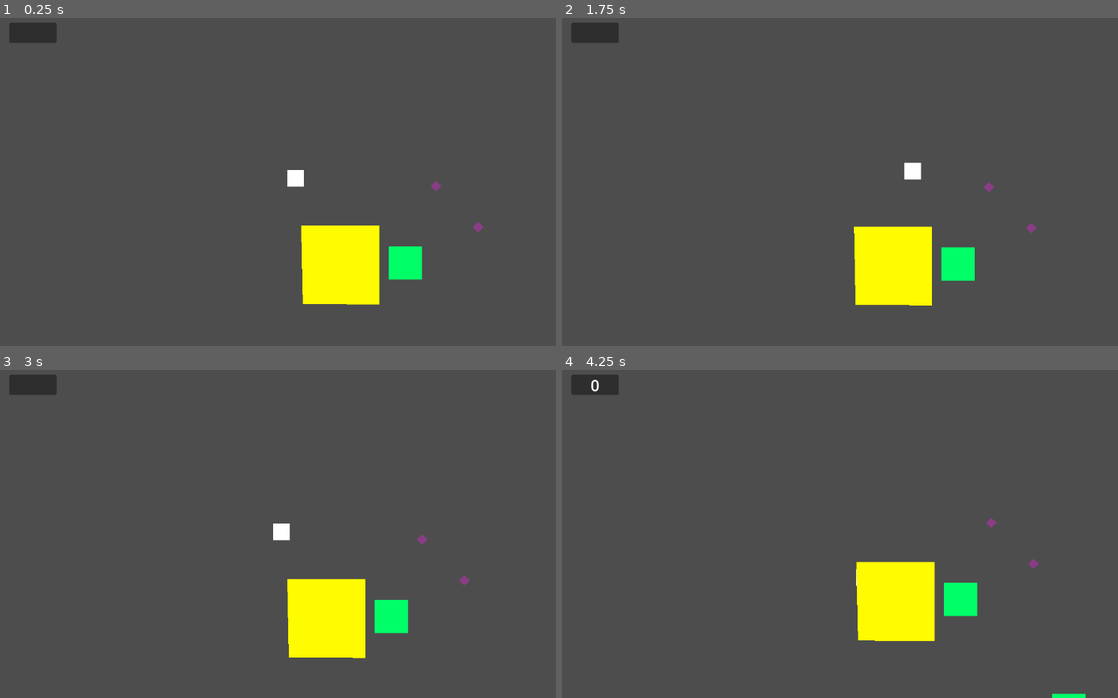
Above: before the commit, frames 1-4 (two rows, left to right).
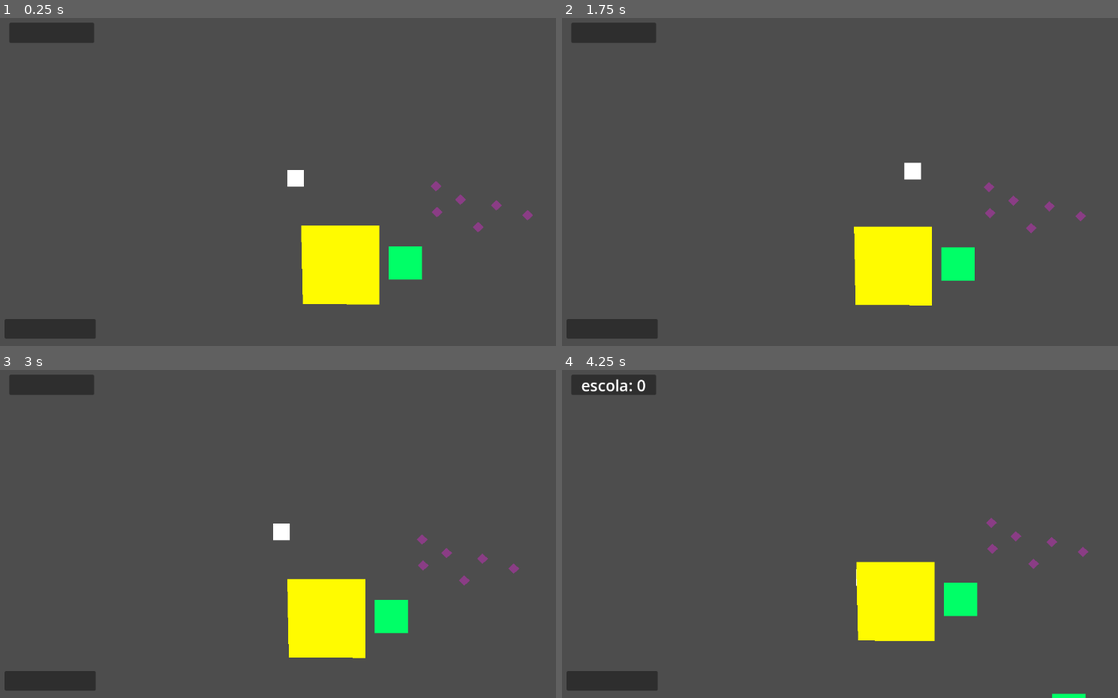
Above: after the commit, the same moments.

Repository: DiegoHommer/Day_In_The_Life_of_a_Slime
Game: Godot game, scene res://main.tscn
The game is run twice, just before and just after one commit, with the same random seed, the same clock (stepped at 60 frames per second) and the same inputs.
Inputs (mouse positions are in pixels of both pictures, inside the frame that each line leads up to):
- Up to frame 1 (0.25 s): no input
- Up to frame 2 (1.75 s): tap Enter (ui_accept) at 0.5, 0.6, 0.77, 1.07, 1.35, 1.52 s; move the mouse to (990, 162) at 0.52 s; move the mouse to (734, 195) at 1.27 s
- Up to frame 3 (3 s): tap Enter (ui_accept) at 1.82, 2.1, 2.85 s; move the mouse to (355, 455) at 2.02 s; move the mouse to (266, 596) at 2.77 s
- Up to frame 4 (4.25 s): tap Enter (ui_accept) at 3.02, 3.32, 3.6, 3.77, 4.07 s; move the mouse to (1034, 579) at 3.52 s

The runs differ from the first frame. In frame 1, 1.5% of the frame differs, in the area x 0-96%, y 1-98%; in frame 2, 1.5%; in frame 3, 1.5%; in frame 4, 1.6%, in the area x 0-95%, y 1-98%.

Commit message:
game_manager/att_trash
dei uma melhorada no game manager e agora a ui tá funfando direitinho

Diff:
--- a/game_manager.gd
+++ b/game_manager.gd
@@ -1,8 +1,33 @@
 extends Node
+@onready var pc = %PC
+@onready var qtd_filhos = %QtdFilhos
+@onready var qtd_lixo = %QtdLixo
+
 
 var trash = 0
+var filhos_in_school = 0
 
 # Função de absorção do lixo
 func add_trash():
 	trash += 1
-	print(trash)
+	qtd_lixo.text = "lixos: " + str(trash)
+
+# Função de atualização do lixo, quando fizer filho, tem que diminuir a qtd de
+# lixo que possui
+func att_trash(lixo_por_filho):
+	trash -= lixo_por_filho
+	qtd_lixo.text = "lixos: " + str(trash)
+
+func get_trash() -> int:
+	return trash
+
+# Função de "colocar" os filhos na escola
+func go_to_school():
+#atualiza a quantidade de filhos na escola
+	filhos_in_school += pc.obter_filho_count()
+	#zera a quantidade de filhos do pc
+	pc.zerar_filho_count()
+	#mata os filhos atuais do pc
+	pc.matar_filhos()
+
+	qtd_filhos.text = "escola: " + str(filhos_in_school)
--- a/main.tscn
+++ b/main.tscn
@@ -54,6 +54,18 @@
 [node name="Trash5" parent="Trash" instance=ExtResource("5_1mn4b")]
 position = Vector2(272, 16)
 
+[node name="Trash6" parent="Trash" instance=ExtResource("5_1mn4b")]
+position = Vector2(448, 72)
+
+[node name="Trash7" parent="Trash" instance=ExtResource("5_1mn4b")]
+position = Vector2(274, 66)
+
+[node name="Trash8" parent="Trash" instance=ExtResource("5_1mn4b")]
+position = Vector2(319, 42)
+
+[node name="Trash9" parent="Trash" instance=ExtResource("5_1mn4b")]
+position = Vector2(388, 53)
+
 [node name="GameManager" type="Node" parent="."]
 unique_name_in_owner = true
 script = ExtResource("1_le7ab")
@@ -66,7 +78,7 @@
 [node name="Panel" type="Panel" parent="UI"]
 offset_left = 28.0
 offset_top = 25.0
-offset_right = 119.0
+offset_right = 191.0
 offset_bottom = 64.0
 
 [node name="QtdFilhos" type="Label" parent="UI/Panel"]
@@ -80,3 +92,27 @@
 theme_override_font_sizes/font_size = 30
 horizontal_alignment = 1
 vertical_alignment = 1
+
+[node name="Panel2" type="Panel" parent="UI"]
+anchors_preset = 2
+anchor_top = 1.0
+anchor_bottom = 1.0
+offset_left = 19.0
+offset_top = -52.0
+offset_right = 194.0
+offset_bottom = -14.0
+grow_vertical = 0
+
+[node name="QtdLixo" type="Label" parent="UI/Panel2"]
+unique_name_in_owner = true
+layout_mode = 1
+anchors_preset = 15
+anchor_right = 1.0
+anchor_bottom = 1.0
+offset_top = -3.0
+offset_bottom = 3.0
+grow_horizontal = 2
+grow_vertical = 2
+theme_override_font_sizes/font_size = 30
+horizontal_alignment = 1
+vertical_alignment = 1
--- a/scenes/escola.gd
+++ b/scenes/escola.gd
@@ -2,19 +2,12 @@
 
 @onready var pc = %PC
 @onready var qtd_filhos = %QtdFilhos
+@onready var game_manager = %GameManager
 
 
-var filhos_in_school = 0
 
 
 func _on_body_entered(body):
 	# Se o player entra em contato com a escola, filhos morrem e add count
 	if (body.name == "PC"):
-		#atualiza a quantidade de filhos na escola
-		filhos_in_school += pc.obter_filho_count()
-		#zera a quantidade de filhos do pc
-		pc.zerar_filho_count()
-		#mata os filhos atuais do pc
-		pc.matar_filhos()
-
-		qtd_filhos.text = str(filhos_in_school)
+		game_manager.go_to_school()
--- a/scenes/pc.gd
+++ b/scenes/pc.gd
@@ -7,7 +7,7 @@
 var direction = Vector2(0,0)
 
 #tamanho------------------------------------------------------------------------------
-const SIZE_CHANGE = 0.1
+const SIZE_CHANGE = 0.2
 var escala = 1
 #esse parâmetro controla o quão forte é a desaceleração dele quando ele cresce
 #se é 1, ele fica duas vezes mais lento quando tá duas vezes maior. Botei 0.5 porque parecia melhor, mas dá pra mudar
@@ -20,6 +20,9 @@
 var parent = ""
 var tempo = 0
 
+#lixo-------------------------------------------------------------------------------
+#queremos
+@onready var game_manager = %GameManager
 
 func _ready():
 	parent = get_parent()
@@ -31,8 +34,10 @@
 		move_and_slide()
 
 	#botei que ele pode fazer um filho a cada 5 lixos comidos, mas dá pra mudar isso
-	if Input.is_action_just_pressed("ui_accept") and escala >= 1+SIZE_CHANGE*LIXO_POR_FILHO:
+	#(mudei a condição para estar atrelado aos lixos em si, não a escala)
+	if Input.is_action_just_pressed("ui_accept") and game_manager.get_trash() > LIXO_POR_FILHO:
 		fazer_filho()
+		game_manager.att_trash(LIXO_POR_FILHO)
 
 func _on_timer_timeout():
 	#a cada 0.5 segundo ele muda entre parado e se mexendo (move = false ou move = true), e decide na direção
@@ -49,7 +54,7 @@
 	#então tava tendo situações que comia 15 lixos mas só conseguia fazer 2 filhos
 	escala = round(10*(escala + SIZE_CHANGE))/10
 	$Collision.scale.x = escala
-	$Collision.scale.y =escala
+	$Collision.scale.y = escala
 	$Polygon2D.scale.x = escala
 	$Polygon2D.scale.y = escala
 
